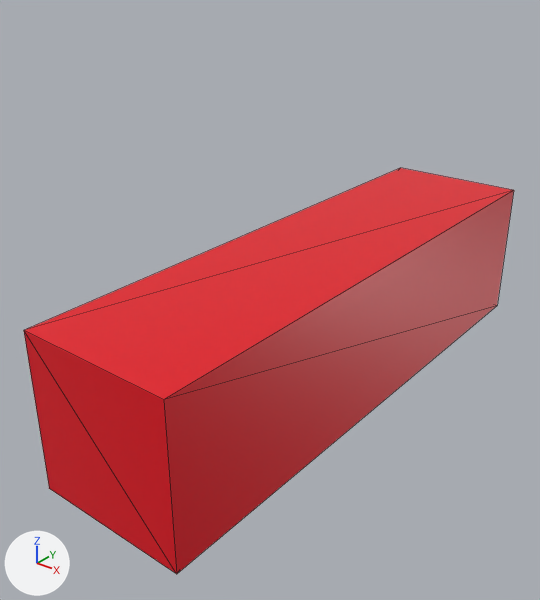
A saved change to the glTF model staff/ibra-ba/web/spaceship-3d/bullet.gltf.
Both versions are drawn from a camera (50 mm lens) standing at (23.9, -34.9, 21.5) and looking at (-1.7, -2.8, 1.6). The axes (+X, +Y, +Z) are drawn at lower left. The lights are the same throughout. Mesh edges are drawn as thin lines. Vertices at the same position are counted once.
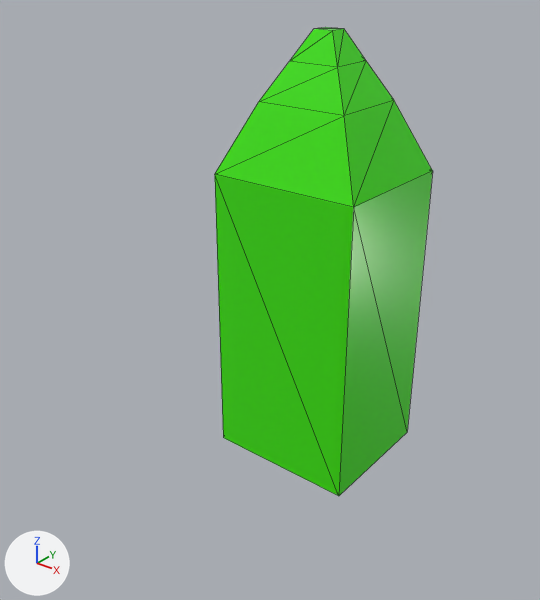
Where the change shows, as pixel boxes [x1, y1, x2, y2] in the pictures (540 x 600 px):
'Cube', reshaped, rescaled (55% narrower, 15% taller): before [24, 168, 514, 574]; after [215, 27, 433, 496]
part 1 of me_cube, built on (green): after [215, 27, 433, 207]
part 2 of me_cube, recoloured: before [24, 168, 514, 574]; after [215, 171, 433, 496]

The edits, one by one:
Material 'Material.001' (mat_material_001) is new.
Its base color is (0.0471, 0.8, 0.0) (green #3de700).
Its roughness is 0.227.
me_cube is used by ob_cube; location (0.0, 0.0, 0.0); scale (4.73, 17.7, 4.73).
me_cube had 8 vertices, 12 faces and spanned x -1.0..1.0, y -1.0..1.0, z -1.0..1.0.
me_cube now has 20 vertices, 38 faces and spans x -1.0..1.0, y -1.0..1.0, z -1.0..1.85.
Part 1, on me_cube:
2 faces are deleted.
12 vertices are added at x -0.6..0.6, y -0.6..0.6, z 1.44..1.85.
28 new faces join them.
me_cube part 2: 12 faces spanning x -1.0..1.0, y -1.0..1.0, z -1.0..1.0 switch from mat_material (red #e7001a) to mat_material_001 (green #3de700).
Object 'Cube' (ob_cube) is rescaled from (4.73, 17.7, 4.73) to (4.73, 4.2, 9.22).
